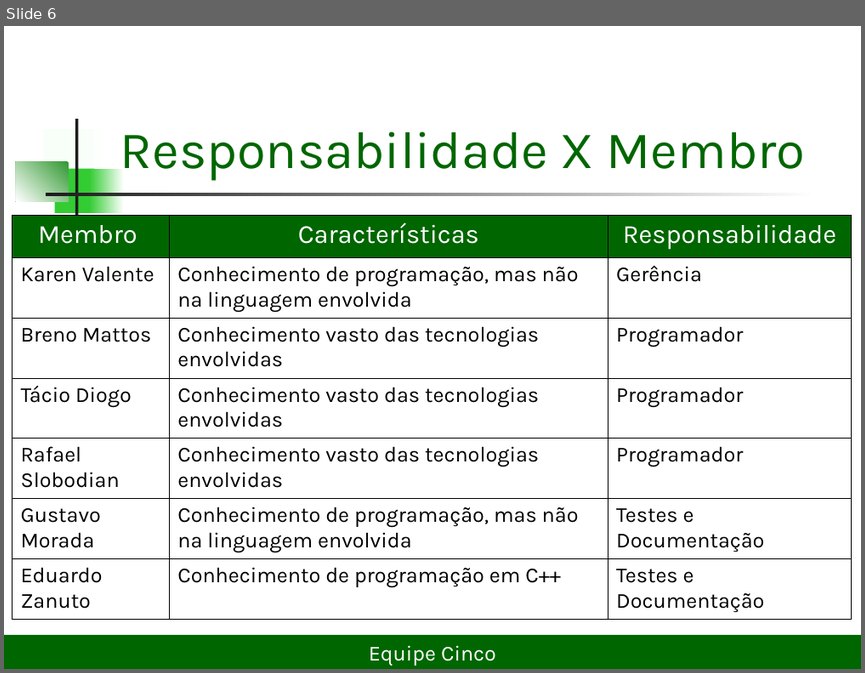
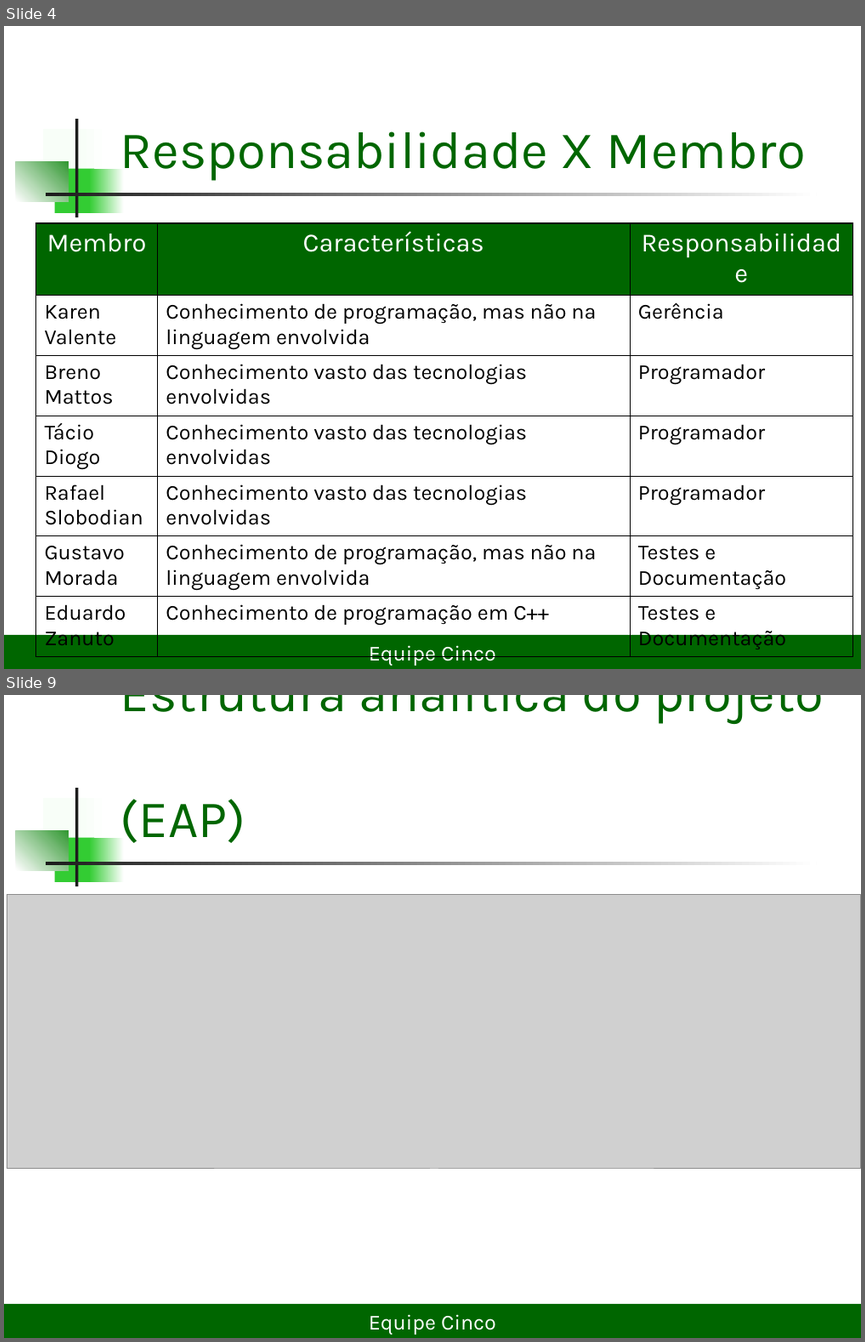
Before and after one commit to lDarthKill/xadrez-es2-compuff, a slide deck: Documentos/Projeto Xadrez.ppt. Shown one above the other, each under a label of ours: slide 6 before the commit, slides 4 and 9 after it; the slides between them are not shown. The pictures are 865x673 and 865x1342 pixels, drawn with LibreOffice and Linux fonts; fonts in the diff are those of the drawing; grey boxes stand for pictures. Boxes give left, top, right and bottom in pixels: in the first picture for what was removed or moved away, otherwise in the second. Text is boxed around its words. In the diff, an @@ line names an element or a change of style, - is before the commit and + after.

```diff
--- a/Documentos/Projeto Xadrez.ppt
+++ b/Documentos/Projeto Xadrez.ppt
@@ slide 9 added at <box>4,695,861,1338</box>, background #FFFFFF; not listed: 7 template elements that a slide beside it also shows @@
@@ title added at <box>120,695,823,843</box>, 44 pt, text #006600 @@
+Estrutura analítica do projeto
+(EAP)
@@ picture added at <box>7,895,861,1168</box> @@
@@ rectangle added at <box>4,1304,861,1338</box>, fill #006600, 18 pt, text #FFFFFF @@
+Equipe Cinco
@@ what was slide 6 is now slide 4 @@
@@ slide 4 changed as well @@
@@ rectangle at <box>90,168,124,213</box>: fill gradient #FFFFFF to #33CC33 to gradient #33CC33 to #FFFFFF @@
@@ table: place and size @@
-table at <box>12,216,851,621</box>
+table at <box>35,223,853,652</box>
```
Also in this commit, not shown: 5 other slides changed, 10 other slides added, 1 slide removed, 6 other files.
